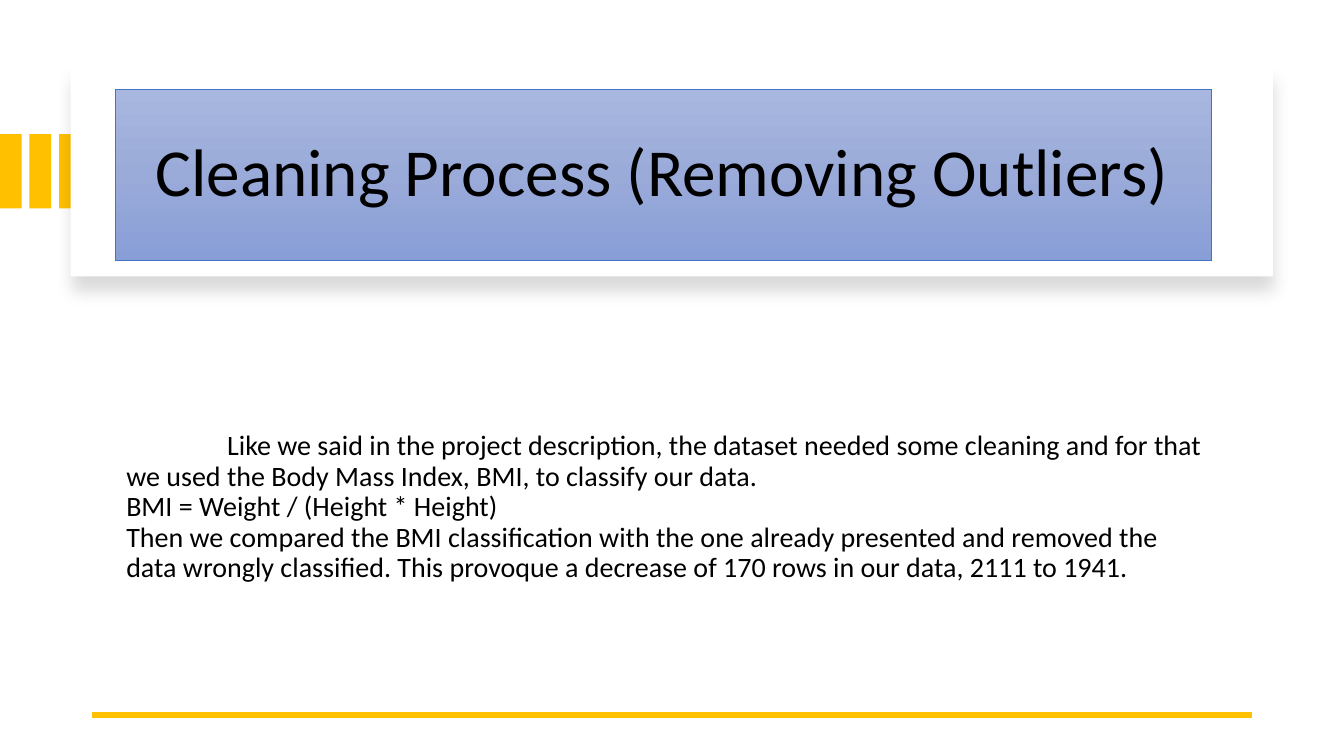
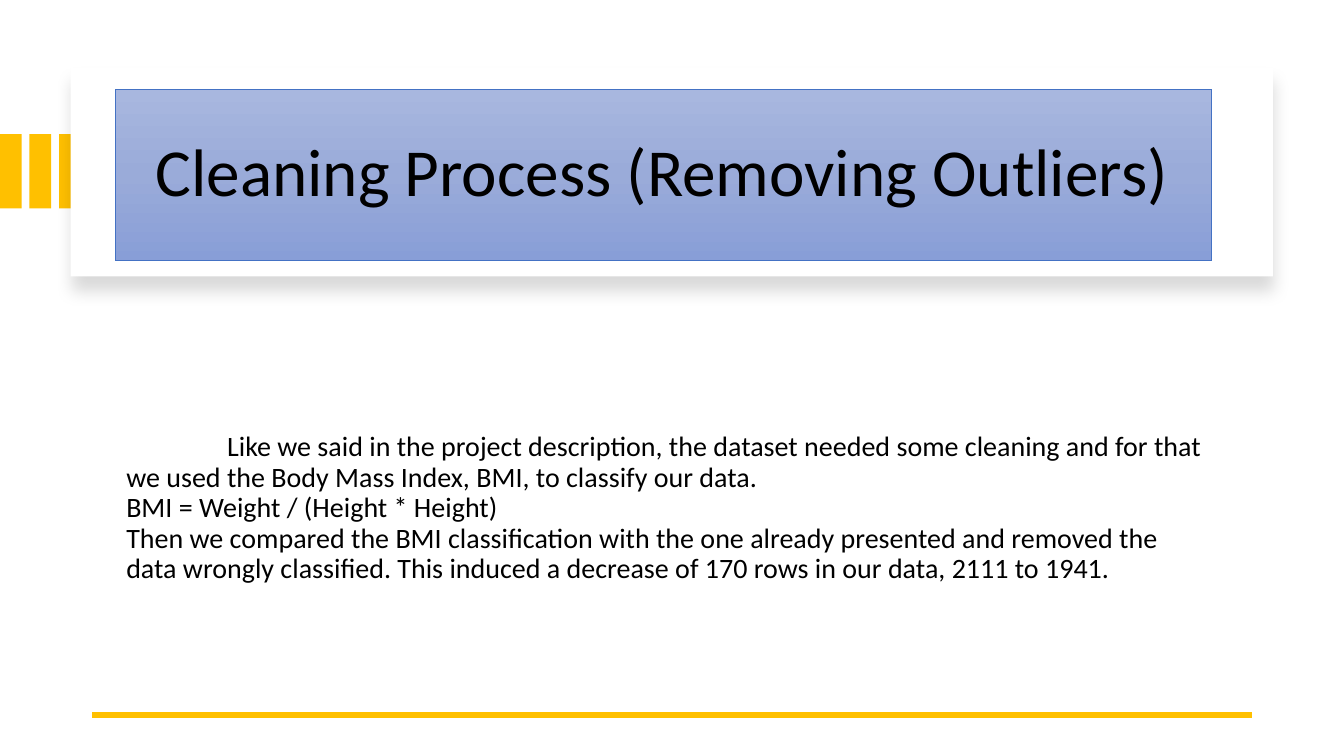
Before and after one commit to Eduardoramos123/IA_Projeto2, a slide deck: slide 3 of docs/final_report.pptx. Drawn at 1344x756 pixels with LibreOffice and Linux fonts; fonts in the diff are those of the drawing. Boxes give left, top, right and bottom in pixels: in the first picture for what was removed or moved away, otherwise in the second. Text is boxed around its words. In the diff, an @@ line names an element or a change of style, - is before the commit and + after.

```diff
--- a/docs/final_report.pptx
+++ b/docs/final_report.pptx
@@ text at (126,436,1201,583): text changed @@
-Like we said in the project description, the dataset needed some cleaning and for that we used the Body Mass Index, BMI, to classify our data.
-BMI = Weight / (Height * Height)
-Then we compared the BMI classification with the one already presented and removed the data wrongly classified. This provoque a decrease of 170 rows in our data, 2111 to 1941.
+Like we said in the project description, the dataset needed some cleaning and for that we used the Body Mass Index, BMI, to classify our data.
+BMI = Weight / (Height * Height)
+Then we compared the BMI classification with the one already presented and removed the data wrongly classified. This induced a decrease of 170 rows in our data, 2111 to 1941.
```
Also in this commit, not shown: 1 other slide changed, 1 other file.
